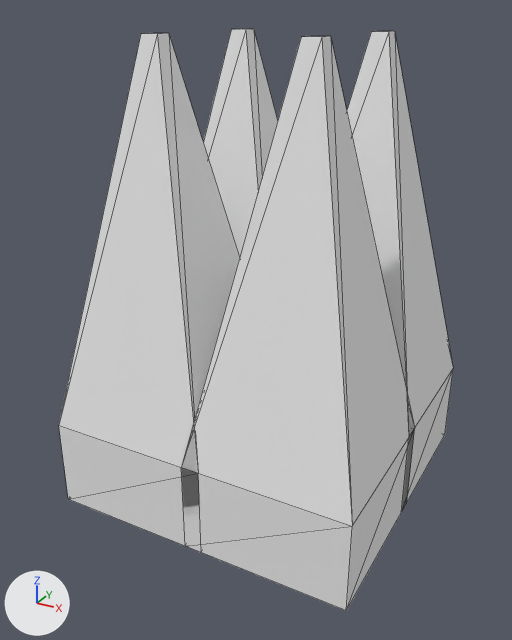
The OBJ model assets/obstacles/spike.obj, before and after one commit.
Both versions are drawn from a 50 mm lens placed at (0.839, -1.614, 1.281), pointed at (-0.014, -0.062, 0.505). The lights are fixed; the arrows at lower left show +X, +Y and +Z. Mesh edges are drawn as thin lines. Where no turn or scale is listed for an object, it has been applied to the vertices.

Script lines for the objects in view, before the commit:
```python
mat_stone_clone = principled_material('stone(Clone)')
mat_stone_clone.base_color = (0.834, 0.834, 0.834)  # white #ebebeb
mat_stone_clone.roughness = 1.0
me_spike = bpy.data.meshes.new('spike')
me_spike.from_pydata(...)  # 48 vertices, 80 faces; spans x -0.425..0.425, y -0.425..0.425, z 0.0..1.229
me_spike.materials.append(mat_stone_clone)  # white #ebebeb
ob_spike = bpy.data.objects.new('spike', me_spike)
ob_spike.location = (0.0, 0.0, 0.0)
```
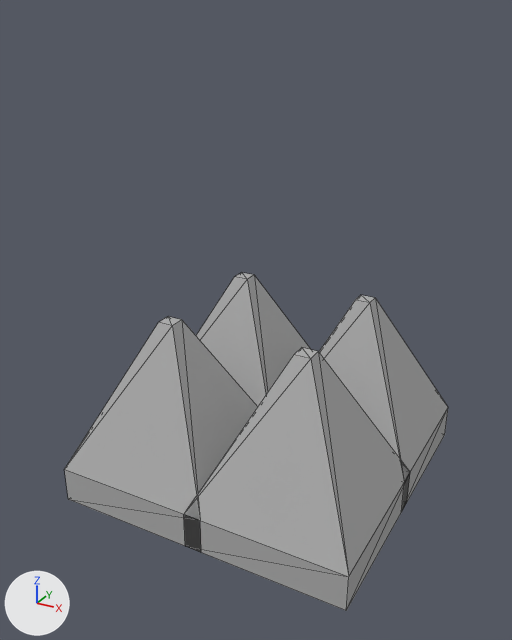
The edits, one by one:
Material 'stone(Clone)' (mat_stone_clone) changes colour from white #ebebeb to grey #aeaeae; in linear values from (0.834, 0.834, 0.834) to (0.421, 0.421, 0.421).
me_spike has 48 vertices, 80 faces and spans x -0.425..0.425, y -0.425..0.425, z 0.0..1.229.
me_spike is used by ob_spike; location (0.0, 0.0, 0.0).
me_spike part 1: the loose piece of 12 vertices spanning x -0.425..0.025, y -0.425..0.025, z 0.0..1.229 is scaled about the mesh origin by (1, 1, 0.42).
me_spike part 2: the loose piece of 12 vertices spanning x -0.425..0.025, y -0.025..0.425, z 0.0..1.229 is scaled about its middle by (1, 1, 0.42), then moved by (0.4, -0.4, -0.356).
me_spike part 3: the loose piece of 12 vertices spanning x -0.025..0.425, y -0.425..0.025, z 0.0..1.229 is scaled about its middle by (1, 1, 0.42), then moved by (0.0, 0.4, -0.356).
me_spike part 4: the loose piece of 12 vertices spanning x -0.025..0.425, y -0.025..0.425, z 0.0..1.229 is scaled about its middle by (1, 1, 0.42), then moved by (-0.4, 0.0, -0.356).

Changed parts and their boxes [x1, y1, x2, y2] in the pictures (512 x 640 px; the box of a moved part takes in the faces that stretch with it):
'spike', recoloured, reshaped (42% shorter): before [59, 29, 453, 611]; after [64, 273, 448, 611]
part 1 of me_spike, moved or reshaped: before [59, 33, 239, 551]; after [64, 316, 257, 552]
part 2 of me_spike, moved or reshaped: before [203, 29, 278, 258]; after [184, 348, 410, 611]
part 3 of me_spike, moved or reshaped: before [181, 36, 415, 611]; after [319, 295, 448, 502]
part 4 of me_spike, moved or reshaped: before [347, 31, 453, 502]; after [196, 273, 310, 407]
